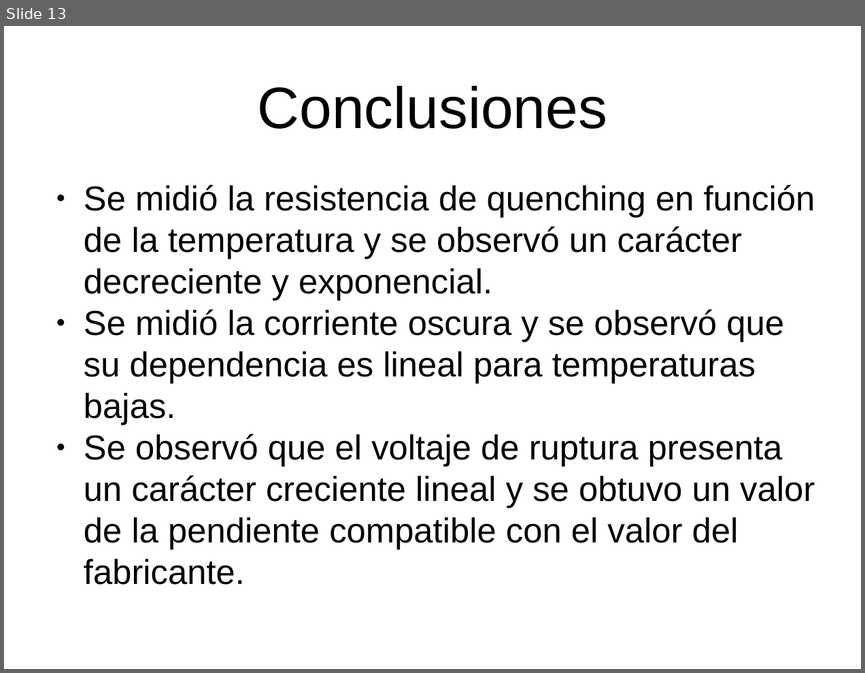
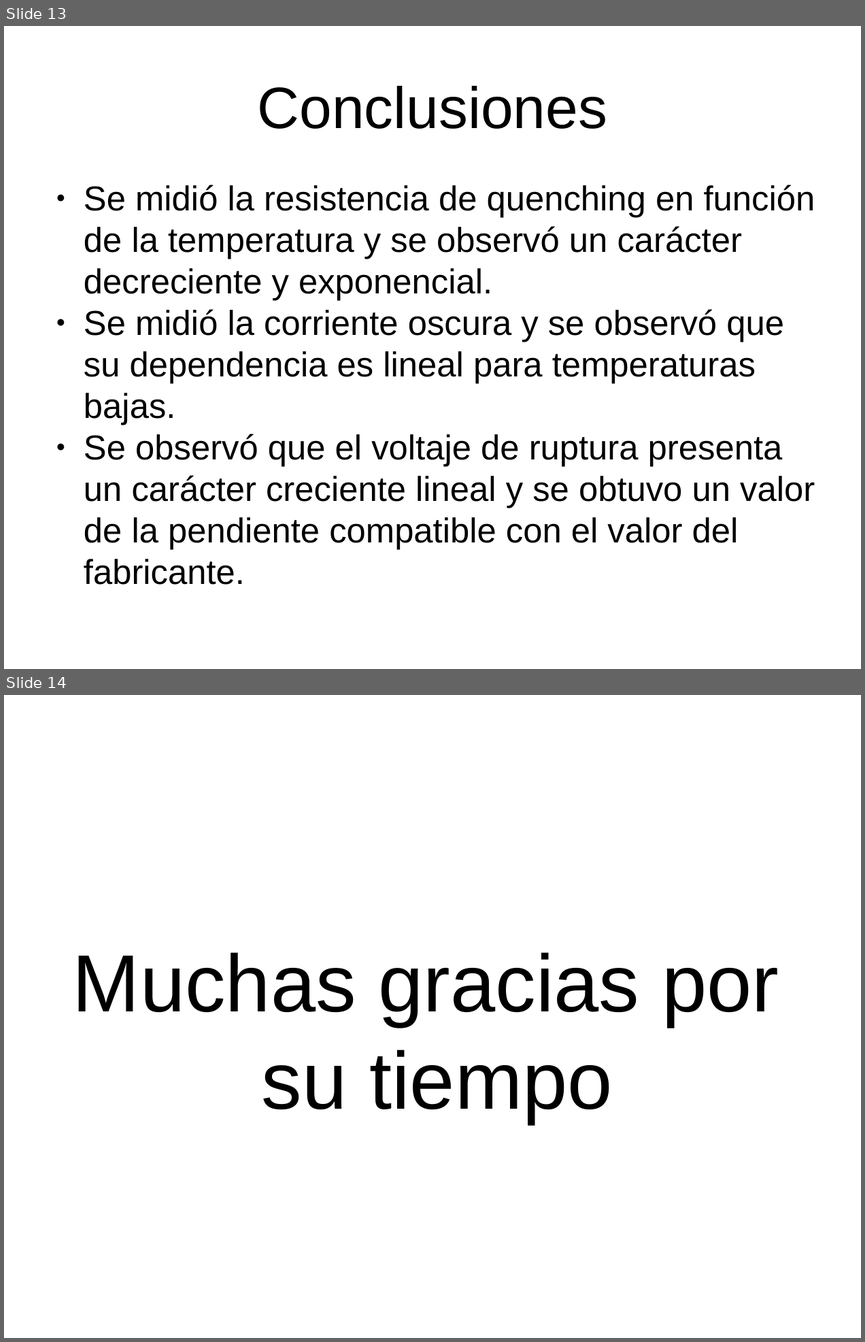
Before and after one commit to labosat/Labo-7, a slide deck: Charla Avance Labo7.odp. Shown one above the other, each under a label of ours: slide 13 before the commit, slides 13 and 14 after it. The pictures are 865x673 and 865x1342 pixels, drawn with LibreOffice and Linux fonts; fonts in the diff are those of the drawing. Boxes give left, top, right and bottom in pixels: in the first picture for what was removed or moved away, otherwise in the second. Text is boxed around its words. In the diff, an @@ line names an element or a change of style, - is before the commit and + after.

Commit message:
diapositiva final del .odp agregada

```diff
--- a/Charla Avance Labo7.odp
+++ b/Charla Avance Labo7.odp
@@ slide 14 added at (4,695,861,1338), background #FFFFFF @@
@@ text added at (73,952,779,1123), 75 pt, text #000000 @@
+Muchas gracias por
+su tiempo
```
